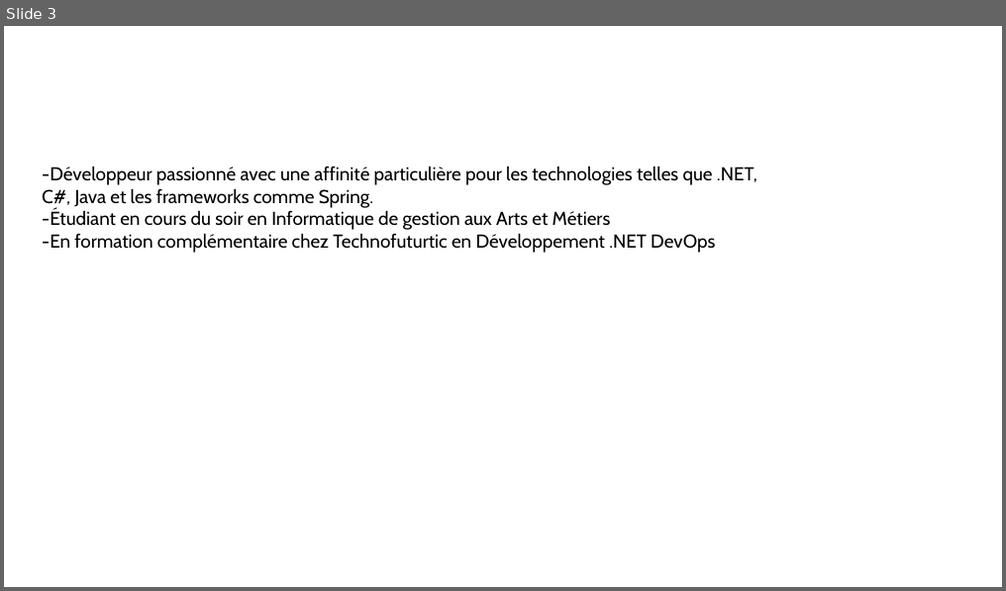
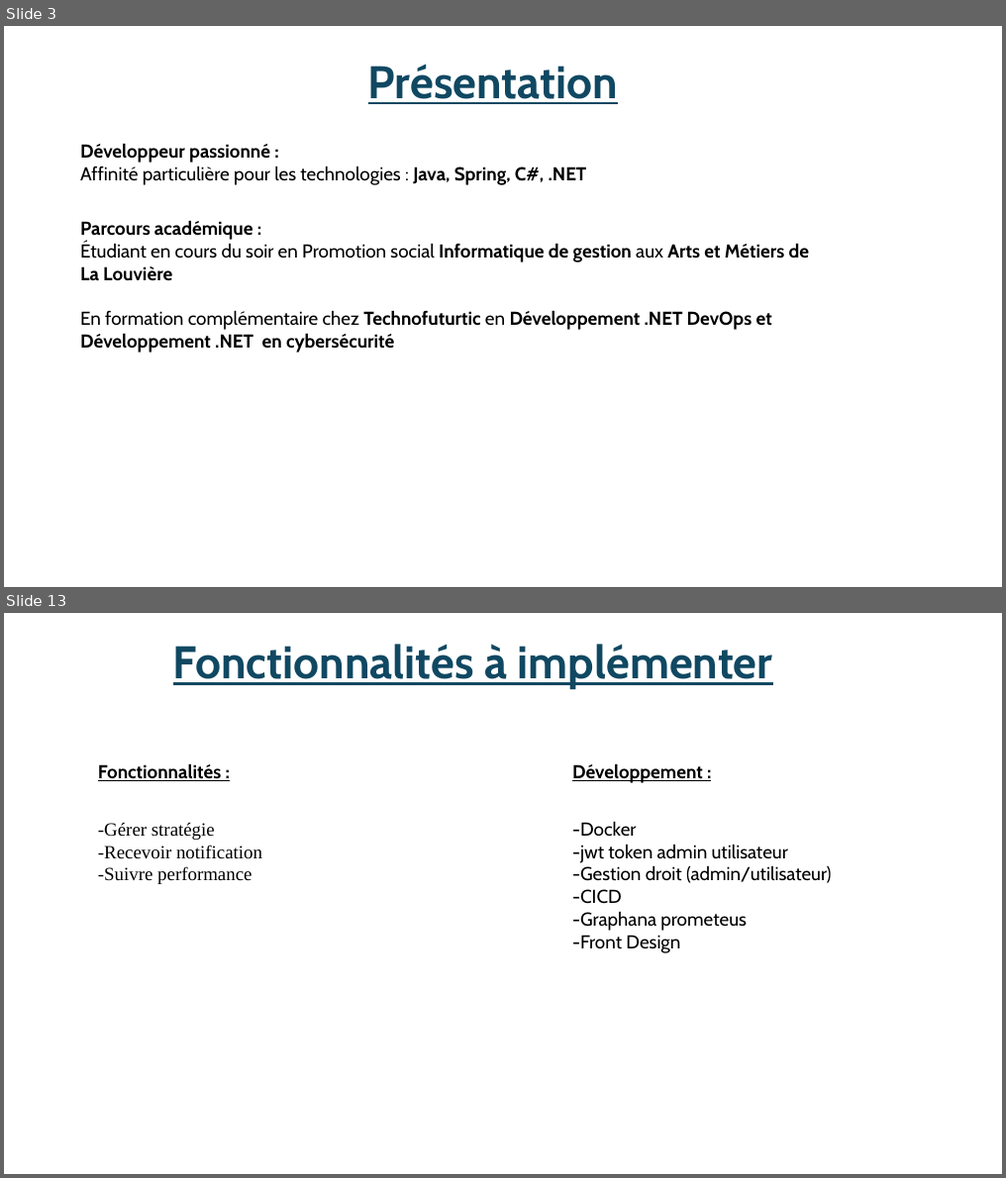
Before and after one commit to Epestia/RaidPlanner, a slide deck: RaidPlanner.Analyse/Presentation/Présentation1.pptx. Shown one above the other, each under a label of ours: slide 3 before the commit, slides 3 and 13 after it; the slides between them are not shown. The pictures are 1006x591 and 1006x1178 pixels, drawn with LibreOffice and Linux fonts; fonts in the diff are those of the drawing. Boxes give left, top, right and bottom in pixels: in the first picture for what was removed or moved away, otherwise in the second. Text is boxed around its words. In the diff, an @@ line names an element or a change of style, - is before the commit and + after.

```diff
--- a/RaidPlanner.Analyse/Presentation/Présentation1.pptx
+++ b/RaidPlanner.Analyse/Presentation/Présentation1.pptx
@@ slide 13 added at bbox=[4, 613, 1002, 1174], background #FFFFFF @@
@@ text added at bbox=[173, 644, 773, 689], 44 pt, text #104862, bold, underline @@
+Fonctionnalités à implémenter
@@ text added at bbox=[98, 763, 221, 781], 18 pt, text #000000, bold, underline @@
+Fonctionnalités :
@@ text added at bbox=[572, 763, 703, 783], 18 pt, text #000000, bold, underline @@
+Développement :
@@ text added at bbox=[98, 823, 262, 884], 18 pt, text #000000 @@
+-Gérer stratégie
+-Recevoir notification
+-Suivre performance
@@ text added at bbox=[572, 821, 832, 954], 18 pt, text #000000 @@
+-Docker
+-jwt token admin utilisateur
+-Gestion droit (admin/utilisateur)
+-CICD
+-Graphana prometeus
+-Front Design
@@ slide 3 changed as well @@
@@ text added at bbox=[368, 64, 618, 104], 44 pt, text #104862, bold, underline @@
+Présentation
@@ text added at bbox=[80, 143, 587, 185], 18 pt, text #000000, bold @@
+Développeur passionné :
+Affinité particulière pour les technologies : Java, Spring, C#, .NET
@@ text at bbox=[80, 220, 810, 353]: text changed; bold on @@
--Développeur passionné avec une affinité particulière pour les technologies telles que .NET, C#, Java et les frameworks comme Spring.
--Étudiant en cours du soir en Informatique de gestion aux Arts et Métiers
--En formation complémentaire chez Technofuturtic en Développement .NET DevOps
+Parcours académique :
+Étudiant en cours du soir en Promotion social Informatique de gestion aux Arts et Métiers de La Louvière
+En formation complémentaire chez Technofuturtic en Développement .NET DevOps et Développement .NET en cybersécurité
```
Also in this commit, not shown: 12 other slides added, 2 slides removed, 39 other files.
